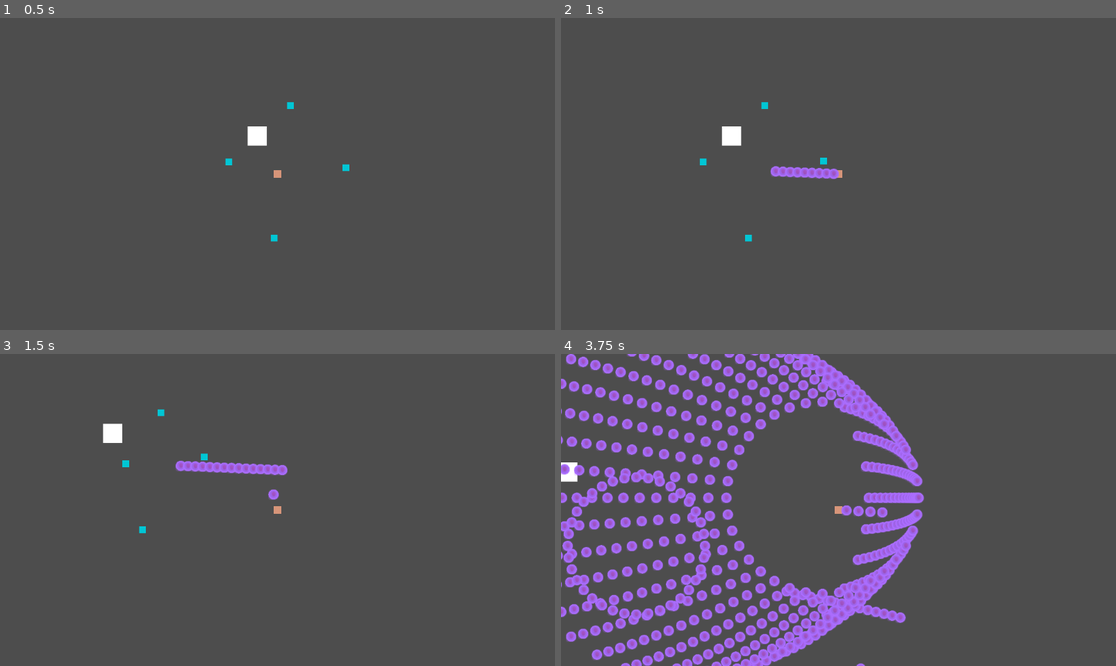
Above: before the commit, frames 1-4 (two rows, left to right).
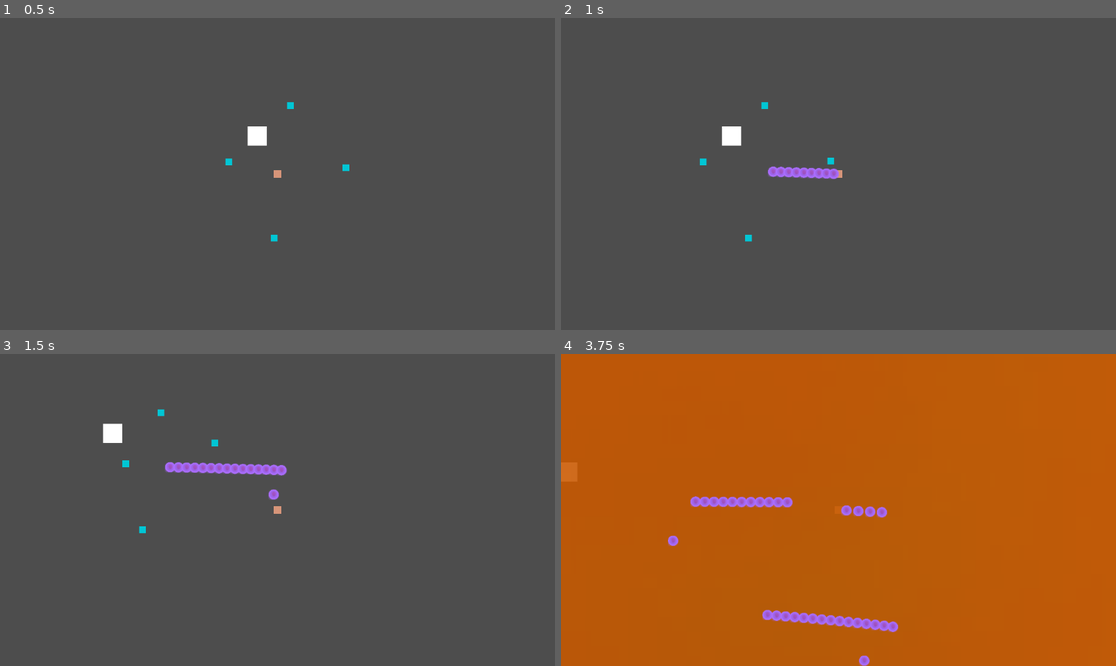
Above: after the commit, the same moments.

Repository: Simon014/PSLR2-Dungeon-Danmaku-Engine
Game: Godot game, scene res://RootScene.tscn
Two runs of this game, one before a commit and one after it. Both use one fixed random seed, a clock stepped at 60 frames per second and the inputs below.
Inputs (mouse positions are in pixels of both pictures, inside the frame that each line leads up to):
- Up to frame 1 (0.5 s): no input
- Up to frame 2 (1 s): tap Enter at 0.5 s; move the mouse to (960, 158) at 0.52 s; press the mouse at (960, 158) at 0.53 s; hold D (right) from 0.53 s (still down)
- Up to frame 3 (1.5 s): move the mouse to (166, 525) at 1.27 s; release D (right) at 1.28 s; release the mouse at (166, 525) at 1.28 s; hold S (down) from 1.28 s (still down); click (166, 525) at 1.35 s
- Up to frame 4 (3.75 s): move the mouse to (894, 441) at 2.02 s; release S (down) at 2.03 s; press the mouse at (894, 441) at 2.03 s; hold D (right) 2.03-2.78 s; move the mouse to (810, 572) at 2.77 s; release the mouse at (810, 572) at 2.78 s; hold W (up) 2.78-3.53 s; click (810, 572) at 2.85 s; move the mouse to (1005, 556) at 3.52 s; press the mouse at (1005, 556) at 3.53 s; hold A (left) from 3.53 s (still down)

Frame 1 is identical in both runs. In frame 2, 0.2% of the frame differs, in the area x 37-50%, y 44-52%; in frame 3, 0.5%; in frame 4, 100%, in the area x 0-100%, y 0-100%.

Commit message:
adjusting how faraway the partner should be from the booms

Diff:
--- a/pslr-2-dungeon-danmaku-engine/Entities/partner/PartnerController.gd
+++ b/pslr-2-dungeon-danmaku-engine/Entities/partner/PartnerController.gd
@@ -30,7 +30,7 @@
 		if (i.name.contains("Bomb")):
 			if position.distance_to(i.position) < i.currentarea:
 				queue_free()
-			elif position.distance_to(i.position) < i.explosionRadius:
+			elif position.distance_to(i.position) < i.explosionRadius*1.1:
 				movementvector -= position.direction_to(i.position) * 0.1/position.distance_to(i.position)
 	movementvector = movementvector.normalized()
 	velocity = movementvector.normalized() * corePartnerVars.speed
--- a/pslr-2-dungeon-danmaku-engine/Entities/player/PlayerController.gd
+++ b/pslr-2-dungeon-danmaku-engine/Entities/player/PlayerController.gd
@@ -1,22 +1,18 @@
 extends CharacterBody2D
 
 func attack():
-	var bullet = load("res://Entities/bullets/split/Bullet.tscn").instantiate()
-	bullet.TTL = 2
-	bullet.speed = corePlayerVars.attackspeed
-	bullet.damage = corePlayerVars.attack
-	bullet.split = 36
+
 	var splitter = load("res://Entities/bullets/bomb/Bullet.tscn").instantiate()
-	splitter.explosionRadius = 30
+	splitter.explosionRadius = 3000
 	splitter.explosionDamage = 0.7
 	splitter.TTL = 3
-	splitter.speed = corePlayerVars.attackspeed * 5
+	splitter.speed = corePlayerVars.attackspeed
 	splitter.damage = corePlayerVars.attack
-	splitter.acceleration = -5
-	bullet.splitinto = splitter
-	bullet.direction = position.direction_to(get_global_mouse_position())
-	bullet.position = position
-	get_parent().add_child(bullet)
+	splitter.friction = 1
+
+	splitter.direction = position.direction_to(get_global_mouse_position())
+	splitter.position = position
+	get_parent().add_child(splitter)
 	pass
 
 func _input(event: InputEvent) -> void:
